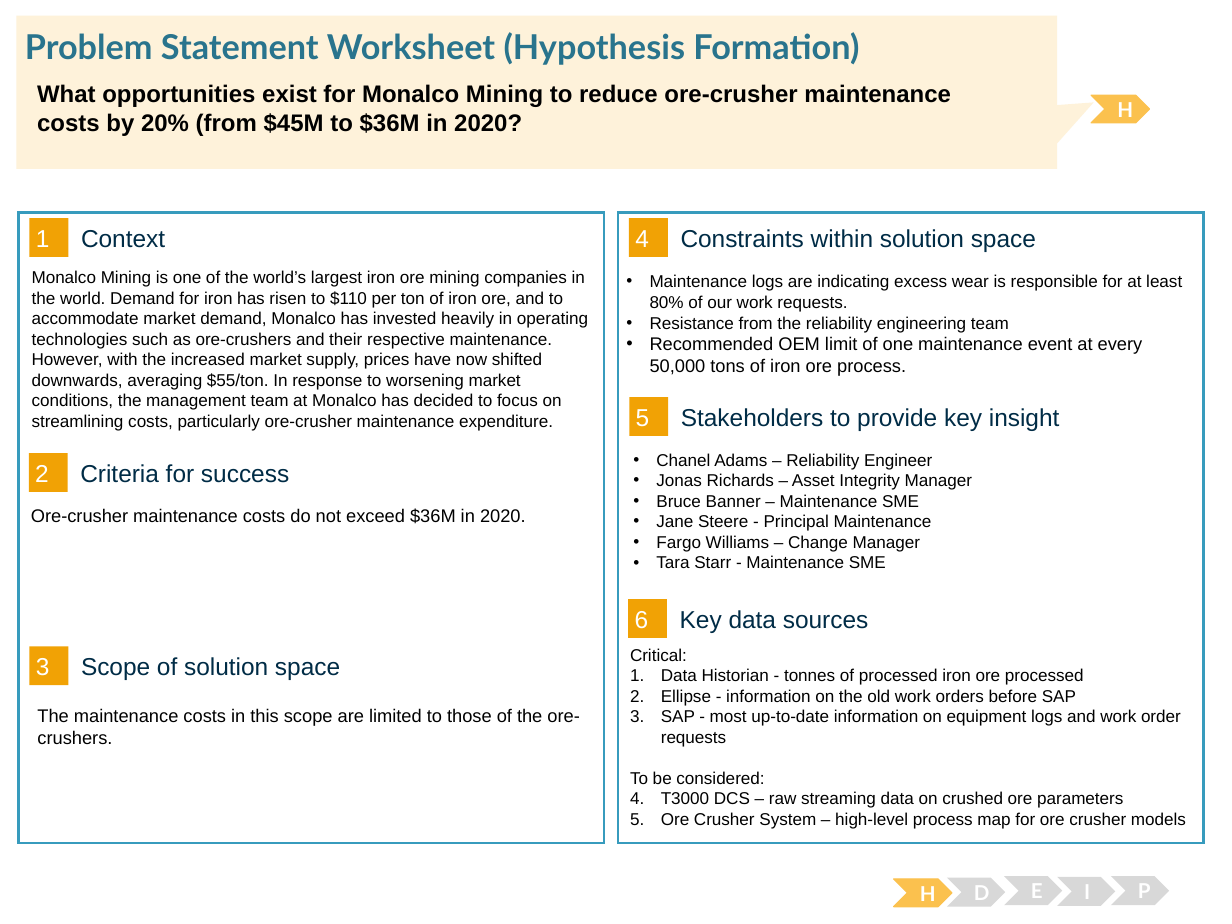
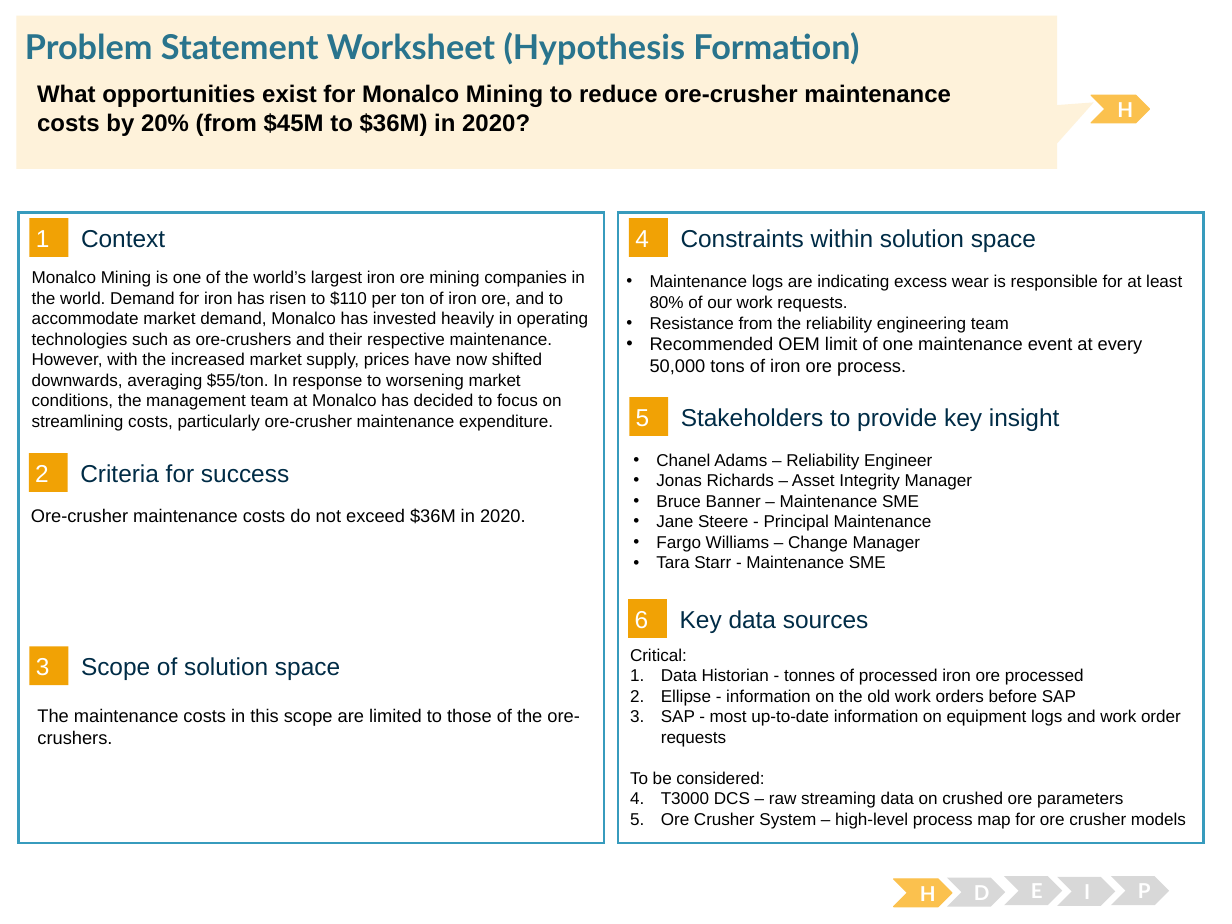
Before and after one commit to trentleslie/Springboard, a slide deck: slide 1 of 3.2 Case Study One - Monalco Mining/Monalco Problem Statement Trent Leslie.pptx. Drawn at 1232x924 pixels with LibreOffice and Linux fonts; fonts in the diff are those of the drawing. Boxes give left, top, right and bottom in pixels: in the first picture for what was removed or moved away, otherwise in the second. Text is boxed around its words. In the diff, an @@ line names an element or a change of style, - is before the commit and + after.

Commit message:
Problem Statement Case Studies

```diff
--- a/3.2 Case Study One - Monalco Mining/Monalco Problem Statement Trent Leslie.pptx
+++ b/3.2 Case Study One - Monalco Mining/Monalco Problem Statement Trent Leslie.pptx
@@ text at (37,84,951,136): text changed @@
-What opportunities exist for Monalco Mining to reduce ore-crusher maintenance costs by 20% (from $45M to $36M in 2020?
+What opportunities exist for Monalco Mining to reduce ore-crusher maintenance costs by 20% (from $45M to $36M) in 2020?
```
Also in this commit, not shown: 1 other file.
